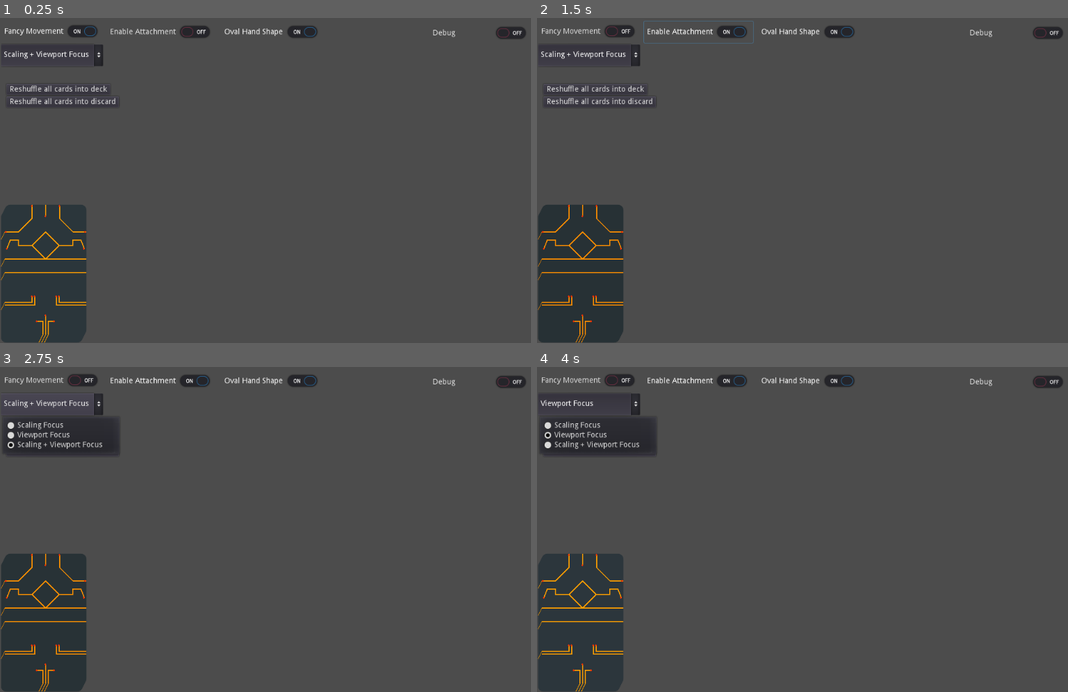
Above: before the commit, frames 1-4 (two rows, left to right).
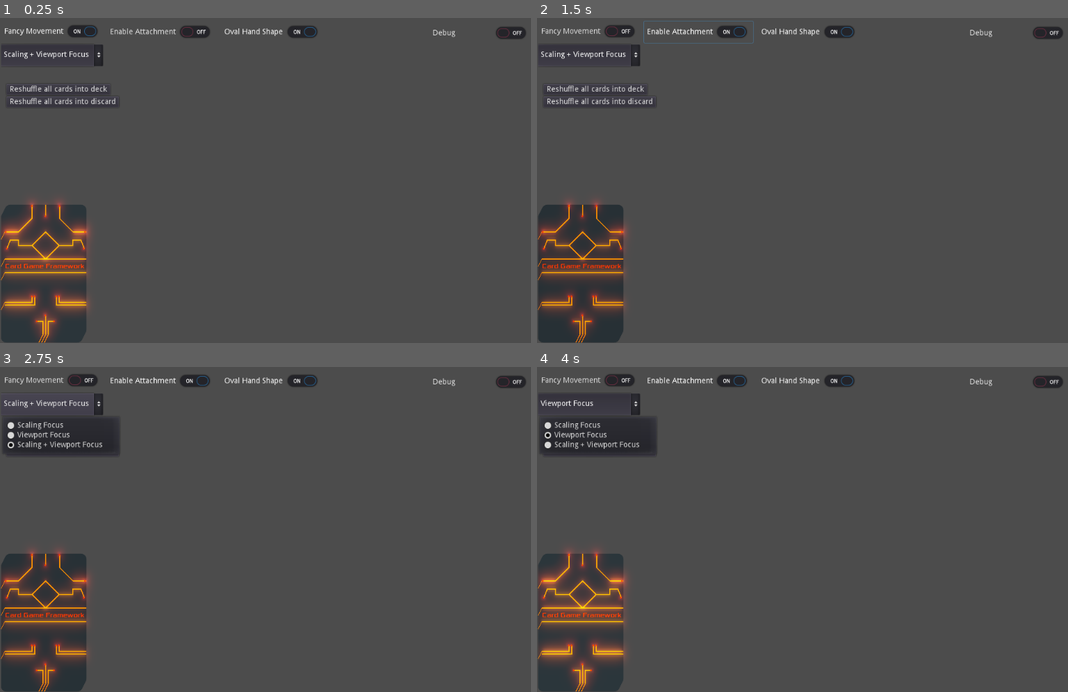
Above: after the commit, the same moments.

Repository: dancraig1985/arcology-deckbuilder
Game: Godot game, scene res://src/core/Main.tscn
Two runs of this game, one before a commit and one after it. Both use one fixed random seed, a clock stepped at 60 frames per second and the inputs below.
Inputs:
- Up to frame 1 (0.25 s): no input
- Up to frame 2 (1.5 s): click "Fancy Movement" at 0.5 s; click "Enable Attachment" at 1.25 s
- Up to frame 3 (2.75 s): click "Scaling + Viewport Focus" at 2 s
- Up to frame 4 (4 s): click "Reshuffle all cards into deck" at 2.75 s; click "Viewport Focus" at 3.5 s

The runs differ from the first frame. In frame 1, 4.1% of the frame differs, in the area x 0-18%, y 55-100%; in frame 2, 2.9%; in frame 3, 3.1%; in frame 4, 4.2%.

Commit message:
More early fiddling

Diff:
--- a/project.godot
+++ b/project.godot
@@ -9,6 +9,11 @@
 config_version=4
 
 _global_script_classes=[ {
+"base": "Card",
+"class": "ArcologyCard",
+"language": "GDScript",
+"path": "res://src/custom/cards/ArcologyCard.gd"
+}, {
 "base": "Node2D",
 "class": "Board",
 "language": "GDScript",
@@ -120,6 +125,7 @@
 "path": "res://src/core/ViewportCardFocus.gd"
 } ]
 _global_script_class_icons={
+"ArcologyCard": "",
 "Board": "",
 "CFConst": "",
 "CFControl": "",
@@ -156,7 +162,6 @@
 
 [rendering]
 
-quality/driver/driver_name="GLES2"
 vram_compression/import_etc=true
 vram_compression/import_etc2=false
 environment/default_environment="res://default_env.tres"
--- a/src/core/CardTemplate.tscn
+++ b/src/core/CardTemplate.tscn
@@ -125,7 +125,7 @@
 
 [node name="Name" type="Label" parent="Control/Front/CardText"]
 margin_right = 150.0
-margin_bottom = 19.0
+margin_bottom = 2.0
 size_flags_vertical = 1
 custom_styles/normal = SubResource( 3 )
 custom_fonts/font = SubResource( 4 )
@@ -136,9 +136,9 @@
 autowrap = true
 
 [node name="Type" type="Label" parent="Control/Front/CardText"]
-margin_top = 23.0
-margin_right = 150.0
-margin_bottom = 36.0
+margin_top = 6.0
+margin_right = 150.0
+margin_bottom = 8.0
 size_flags_vertical = 1
 custom_fonts/font = SubResource( 5 )
 text = "Type"
@@ -148,9 +148,9 @@
 uppercase = true
 
 [node name="Tags" type="Label" parent="Control/Front/CardText"]
-margin_top = 40.0
-margin_right = 150.0
-margin_bottom = 57.0
+margin_top = 12.0
+margin_right = 150.0
+margin_bottom = 14.0
 size_flags_vertical = 1
 custom_fonts/font = SubResource( 6 )
 text = "Tag1 - Tag2"
@@ -160,17 +160,17 @@
 uppercase = true
 
 [node name="Requirements" type="Label" parent="Control/Front/CardText"]
-margin_top = 61.0
-margin_right = 150.0
-margin_bottom = 75.0
+margin_top = 18.0
+margin_right = 150.0
+margin_bottom = 20.0
 custom_fonts/font = SubResource( 7 )
 valign = 1
 autowrap = true
 
 [node name="Abilities" type="Label" parent="Control/Front/CardText"]
-margin_top = 79.0
-margin_right = 150.0
-margin_bottom = 223.0
+margin_top = 24.0
+margin_right = 150.0
+margin_bottom = 234.0
 size_flags_vertical = 3
 custom_fonts/font = SubResource( 8 )
 text = "This is the card ability text.
@@ -181,7 +181,7 @@
 autowrap = true
 
 [node name="Cost" type="Label" parent="Control/Front/CardText"]
-margin_top = 227.0
+margin_top = 238.0
 margin_right = 150.0
 margin_bottom = 240.0
 custom_fonts/font = SubResource( 9 )
@@ -293,31 +293,31 @@
 
 [node name="Rot90" type="Button" parent="Control/ManipulationButtons"]
 margin_right = 29.0
-margin_bottom = 26.0
+margin_bottom = 8.0
 mouse_filter = 1
 custom_fonts/font = SubResource( 13 )
 text = "T"
 
 [node name="Rot180" type="Button" parent="Control/ManipulationButtons"]
-margin_top = 30.0
+margin_top = 12.0
 margin_right = 29.0
-margin_bottom = 56.0
+margin_bottom = 20.0
 mouse_filter = 1
 custom_fonts/font = SubResource( 13 )
 text = "@"
 
 [node name="Flip" type="Button" parent="Control/ManipulationButtons"]
-margin_top = 60.0
+margin_top = 24.0
 margin_right = 29.0
-margin_bottom = 86.0
+margin_bottom = 32.0
 mouse_filter = 1
 custom_fonts/font = SubResource( 13 )
 text = "F"
 
 [node name="AddToken" type="Button" parent="Control/ManipulationButtons"]
-margin_top = 90.0
+margin_top = 36.0
 margin_right = 29.0
-margin_bottom = 116.0
+margin_bottom = 44.0
 mouse_filter = 1
 custom_fonts/font = SubResource( 13 )
 text = "O"
--- a/src/custom/Board.gd
+++ b/src/custom/Board.gd
@@ -6,10 +6,6 @@
 
 # Called when the node enters the scene tree for the first time.
 func _ready() -> void:
-	# We're assigning our positions programmatically,
-	# instead of defining them on the scene.
-	# This way any they will work with any size of viewport in a game.
-	# Discard pile goes bottom right
 	$FancyMovementToggle.pressed = cfc.fancy_movement
 	$OvalHandToggle.pressed = cfc.hand_use_oval_shape
 	$ScalingFocusOptions.selected = cfc.focus_style
@@ -91,18 +87,3 @@
 		card.set_is_faceup(false,true)
 		card._determine_idle_state()
 		allCards.append(card) # Just keeping track of all the instanced card objects for demo purposes
-		#card.modulate.a = 0 # We use this for a nice transition effect
-#	$Deck.reorganize_stack()
-#	var test_card_array2 := []
-#	if extras == 11:
-#	# I ensure there's of each test card, for use in GUT
-#		for card_name in test_cards:
-#			test_card_array2.append(cfc.instance_card(card_name))
-#	for card in test_card_array2:
-#		$Deck2.add_child(card)
-#		# warning-ignore:return_value_discarded
-#		card.set_is_faceup(false,true)
-#		card._determine_idle_state()
-#		allCards.append(card) # Just keeping track of all the instanced card objects for demo purposes
-#		#card.modulate.a = 0 # We use this for a nice transition effect
-#	$Deck2.reorganize_stack()
--- a/src/custom/Board.tscn
+++ b/src/custom/Board.tscn
@@ -32,8 +32,10 @@
 custom_styles/panel = SubResource( 1 )
 
 [node name="Label" parent="DiscardPile/Control/CenterContainer" index="0"]
-margin_left = 43.0
-margin_right = 106.0
+margin_left = 71.0
+margin_top = 19.0
+margin_right = 78.0
+margin_bottom = 21.0
 custom_colors/font_color = Color( 1, 1, 1, 1 )
 text = "Discard"
 
--- /dev/null
+++ b/src/custom/cards/ArcologyCard.gd
@@ -0,0 +1,2 @@
+class_name ArcologyCard
+extends Card
--- /dev/null
+++ b/src/custom/cards/ArcologyCard.tscn
@@ -0,0 +1,7 @@
+[gd_scene load_steps=3 format=2]
+
+[ext_resource path="res://src/core/CardTemplate.tscn" type="PackedScene" id=1]
+[ext_resource path="res://src/custom/cards/ArcologyCard.gd" type="Script" id=2]
+
+[node name="Card" instance=ExtResource( 1 )]
+script = ExtResource( 2 )
Binary file added: fonts/Comfortaa-Bold.ttf
Not shown, added: fonts/FONTLOG.txt
Not shown, added: fonts/LICENSE.txt
Binary file added: fonts/Xolonium-Regular.ttf
